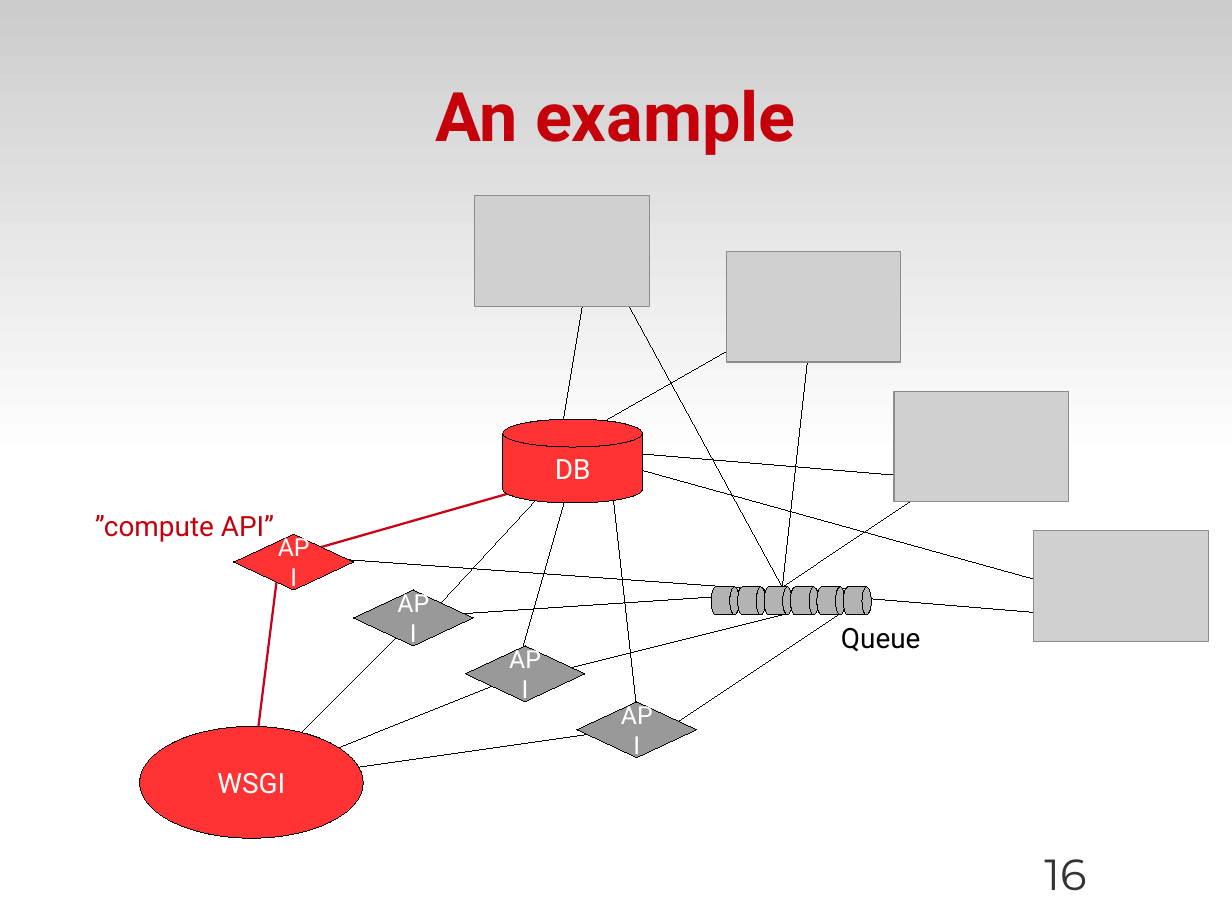
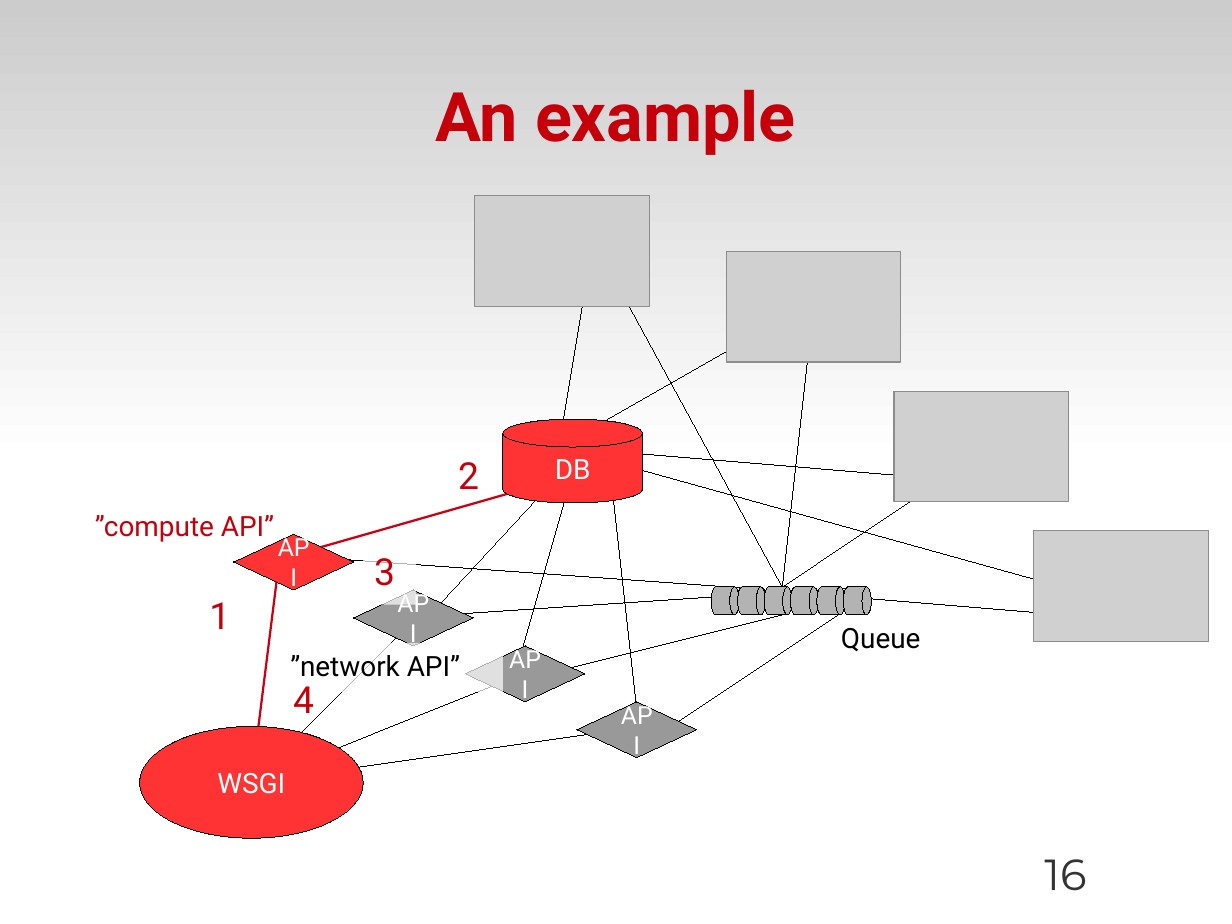
Before and after one commit to zyluo/talk-COSUG-2012, a slide deck: slide 16 of COSUG-2012.odp. Drawn at 1232x924 pixels with LibreOffice and Linux fonts; fonts in the diff are those of the drawing; grey boxes stand for pictures; background and template pictures are left out. Boxes give left, top, right and bottom in pixels: in the first picture for what was removed or moved away, otherwise in the second. Text is boxed around its words. In the diff, an @@ line names an element or a change of style, - is before the commit and + after.

```diff
--- a/COSUG-2012.odp
+++ b/COSUG-2012.odp
@@ text added at (x1=458, y1=462, x2=479, y2=489), 24 pt, text #C5000B @@
+2
@@ text added at (x1=374, y1=558, x2=395, y2=586), 24 pt, text #C5000B @@
+3
@@ text added at (x1=209, y1=602, x2=230, y2=629), 24 pt, text #C5000B @@
+1
@@ text added at (x1=290, y1=650, x2=460, y2=683), 18 pt, text #000000 @@
+”network API”
@@ text added at (x1=293, y1=686, x2=314, y2=722), 24 pt, text #C5000B @@
+4
```
Also in this commit, not shown: 6 other slides changed.
